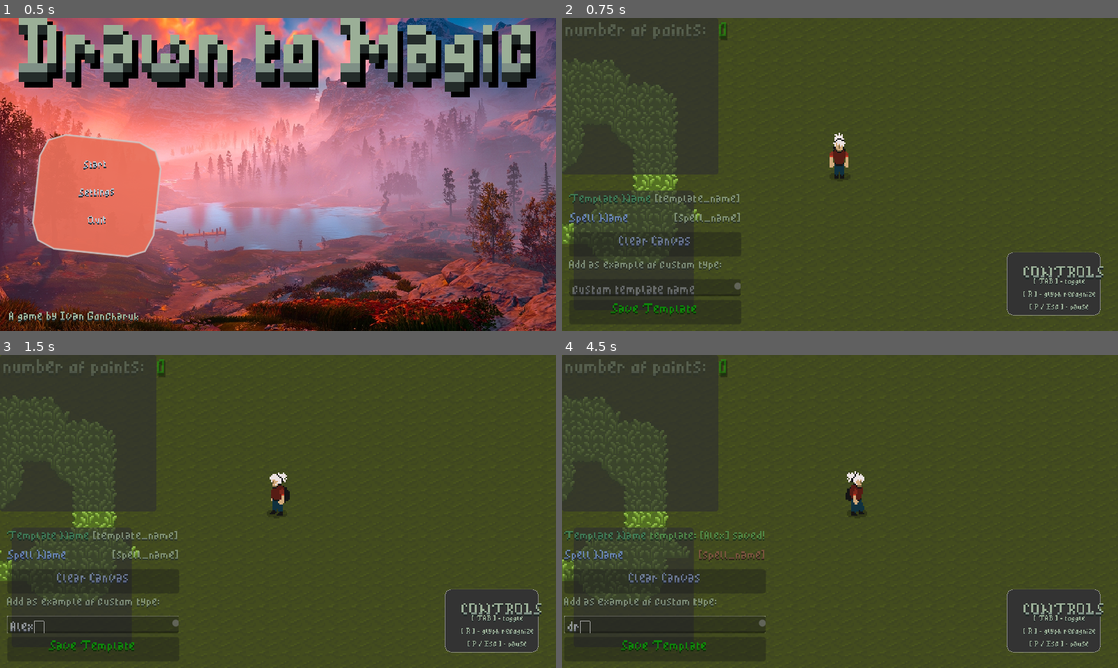
Above: before the commit, frames 1-4 (two rows, left to right).
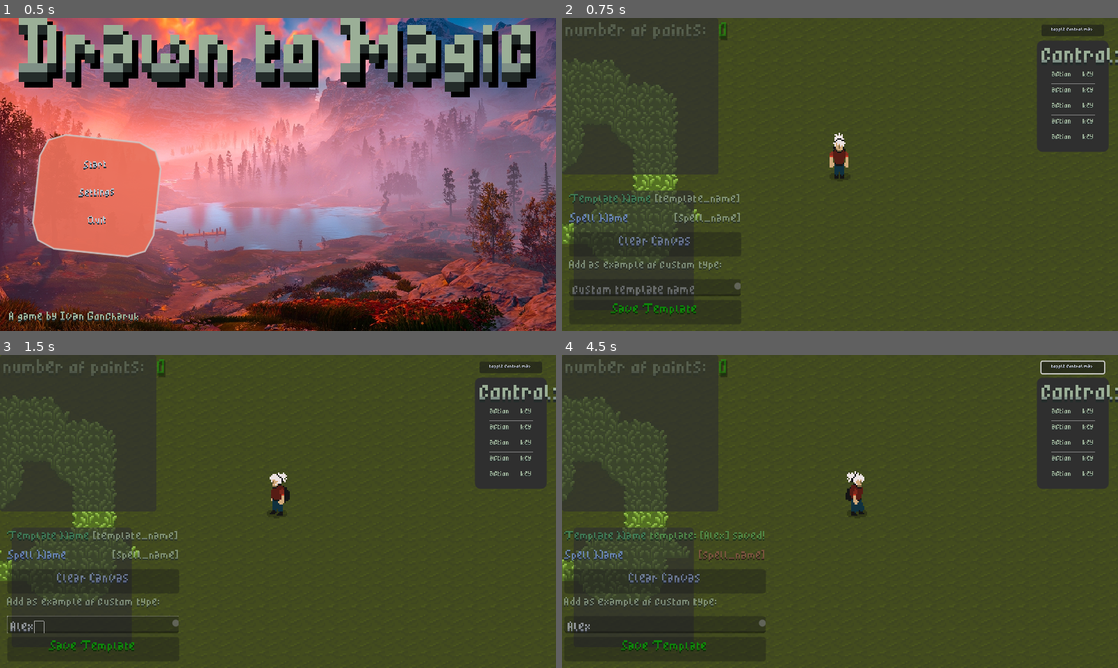
Above: after the commit, the same moments.

Repository: ivangoncharuk/DrawnToMagic
Game: Godot game, scene res://gui/main_menu/main_menu.tscn
The game is run twice, just before and just after one commit, with the same random seed, the same clock (stepped at 60 frames per second) and the same inputs.
Inputs (mouse positions are in pixels of both pictures, inside the frame that each line leads up to):
- Up to frame 1 (0.5 s): no input
- Up to frame 2 (0.75 s): click "Start" at 0.5 s
- Up to frame 3 (1.5 s): click (94, 624) at 1.27 s; type "Alex" at 1.35 s
- Up to frame 4 (4.5 s): click "Clear Canvas" at 2 s; click "Save Template" at 2.75 s; click (1073, 367) at 3.5 s, where only the run after the commit has a clickable "toggle control map"; tap Enter at 4.25 s; move the mouse to (962, 495) at 4.27 s; hold D (right) from 4.28 s (still down); hold R (recognize_glyph) from 4.28 s (still down); click (962, 495) at 4.42 s

Frame 1 is identical in both runs. In frame 2, 6.3% of the frame differs, in the area x 80-100%, y 2-96%; in frame 3, 6.2%; in frame 4, 6.5%, in the area x 0-100%, y 1-96%.
Error before the commit: Out of bounds get index '0' (on base: 'PackedVector2Array') (res://scripts/glyph_utils.gd:35)

Commit message:
Finally fixed bug, point count works as intended.

Diff:
--- a/gui/drawing/drawing.gd
+++ b/gui/drawing/drawing.gd
@@ -32,14 +32,14 @@
 var recognition_in_progress: bool = false
 
 
-var data = func get_data() -> PackedVector2Array:
+func get_data() -> PackedVector2Array:
 	var points_array := PackedVector2Array()
-	for l in lines_array:
-		points_array.append_array(l.get_points())
+	for each_line in lines_array:
+		points_array.append_array(each_line.get_points())
 	return points_array
 
 
-var points_count = func get_points_count() -> int:
+func get_total_point_count() -> int:
 	var point_count := 0
 	for each_line in lines_array:
 		point_count += each_line.get_point_count()
@@ -47,7 +47,7 @@
 
 
 func update_label() -> void:
-	points_count_label.text = str(points_count.call())
+	points_count_label.text = str(get_total_point_count())
 
 
 func connect_signals() -> void:
@@ -58,13 +58,15 @@
 
 
 func clear_lines() -> void:
+	print("points BEFORE CLEAR LINES CALL %d" % get_total_point_count())
 	if line == null: return
 	for child in line.get_parent().get_children():
 		if child is Line2D:
 			child.clear_points()
 	lines_array.clear()
-	update_label
-
+	lines_array.append(line)
+	update_label()
+	print("points AFTER CLEAR LINES CALL %d" % get_total_point_count())
 
 var toggle_visibility = func toggle_visibility() -> void:
 	if self.visible == true:
@@ -84,7 +86,7 @@
 	line.default_color = line_color
 	drawing_area_rect.add_child(line)
 	lines_array.append(line)
-	print_debug("lines_array length in _ready(): %10d" % lines_array.size()) # Add this line
+#	print_debug("lines_array length in _ready(): %10d" % lines_array.size())
 
 
 func _input(event: InputEvent) -> void:
@@ -93,7 +95,7 @@
 	if self.visible:
 		handle_mouse_input(event)
 		if event.is_action_pressed("recognize_glyph"):
-			emit_signal("drawing_complete", data.call())
+			emit_signal("drawing_complete", get_data())
 
 
 func save_template() -> void:
@@ -117,9 +119,9 @@
 		ResourceSaver.save(glyph_template_instance, "user://custom_glyph_templates/" + glyph_name + ".tres")
 
 		# then we can load it somewhere else in the game
-
+		glyph_recognizer.load_user_templates()
 		# debug
-		print_debug("point count: ", points_count.call())
+		print_debug("point count: ", get_total_point_count())
 		print_debug(template_data)
 
 		template_name_label.self_modulate = POSITIVE_COLOR
--- a/gui/drawing/drawing.tscn
+++ b/gui/drawing/drawing.tscn
@@ -1,8 +1,7 @@
-[gd_scene load_steps=5 format=3 uid="uid://v6kh46rdruc2"]
+[gd_scene load_steps=4 format=3 uid="uid://v6kh46rdruc2"]
 
 [ext_resource type="Script" path="res://gui/drawing/drawing.gd" id="1_68axy"]
 [ext_resource type="Theme" uid="uid://1jwq3b8h2nu0" path="res://gui/main_theme.tres" id="1_beae0"]
-[ext_resource type="Script" path="res://gui/main_menu/fading_panel/fading_panel.gd" id="3_afa88"]
 [ext_resource type="PackedScene" uid="uid://17fyds4xsf2x" path="res://scripts/glyph_recognizer.tscn" id="5_3mrv6"]
 
 [node name="Drawing" type="Control"]
@@ -172,69 +171,6 @@
 theme_override_colors/font_shadow_color = Color(0, 0, 0, 1)
 text = "0"
 
-[node name="ControlList" type="Panel" parent="."]
-layout_mode = 1
-anchors_preset = -1
-anchor_left = 0.968833
-anchor_top = 0.946456
-anchor_right = 0.968833
-anchor_bottom = 0.946456
-offset_left = -324.16
-offset_top = -221.744
-offset_right = -0.160156
-offset_bottom = -3.74402
-grow_horizontal = 0
-grow_vertical = 0
-script = ExtResource("3_afa88")
-metadata/_edit_use_anchors_ = true
-
-[node name="ControlsExplainerLabel" type="Label" parent="ControlList"]
-layout_mode = 1
-anchors_preset = -1
-anchor_left = 0.28858
-anchor_top = 0.220183
-anchor_right = 0.28858
-anchor_bottom = 0.220183
-offset_left = -21.5
-offset_right = 21.5
-offset_bottom = 14.0
-grow_horizontal = 2
-scale = Vector2(4, 4)
-text = "CONTROLS"
-metadata/_edit_use_anchors_ = true
-
-[node name="VBoxContainer2" type="VBoxContainer" parent="ControlList"]
-layout_mode = 1
-anchors_preset = -1
-anchor_left = 0.246914
-anchor_top = 0.440367
-anchor_right = 0.740741
-anchor_bottom = 0.816514
-offset_right = -80.0
-offset_bottom = -32.0
-grow_horizontal = 2
-grow_vertical = 2
-scale = Vector2(2, 2)
-metadata/_edit_use_anchors_ = true
-
-[node name="tab_toggle" type="Label" parent="ControlList/VBoxContainer2"]
-layout_mode = 2
-text = "[ TAB ] - toggle"
-horizontal_alignment = 1
-vertical_alignment = 2
-
-[node name="r_recognize" type="Label" parent="ControlList/VBoxContainer2"]
-layout_mode = 2
-text = "[ R ] - glyph recognize"
-horizontal_alignment = 1
-vertical_alignment = 2
-
-[node name="r_recognize2" type="Label" parent="ControlList/VBoxContainer2"]
-layout_mode = 2
-text = "[ P / Esc ] - pause"
-horizontal_alignment = 1
-vertical_alignment = 2
-
 [node name="Line" type="Line2D" parent="."]
 unique_name_in_owner = true
 
--- a/gui/game_ui.gd
+++ b/gui/game_ui.gd
@@ -1,11 +1,23 @@
 extends CanvasLayer
 
 @onready var pause_menu: Control = %Paused
+@onready var toggle_controls_panel_btn : Button = %Control/ToggleControlsPanel
+@onready var controls_panel : Panel = %Controls
+
+func _ready():
+	pass
+#	toggle_controls_panel_btn.connect("pressed", on_toggle_controls_panel_btn_pressed)
+
 
 func _input(event: InputEvent) -> void:
 	if event.is_action_released("pause"):
 		call_deferred("_pause")
 
+
 func _pause() -> void:
 	pause_menu.pause()
 	get_tree().paused = true
+
+
+func _on_toggle_controls_panel_pressed():
+	controls_panel.visible = not controls_panel.visible
--- a/gui/game_ui.tscn
+++ b/gui/game_ui.tscn
@@ -19,8 +19,169 @@
 
 [node name="Drawing" parent="Control" instance=ExtResource("2_s0tyg")]
 layout_mode = 1
+anchors_preset = 0
+anchor_right = 0.0
+anchor_bottom = 0.0
+offset_bottom = 0.0
+grow_horizontal = 1
+grow_vertical = 1
 
 [node name="Paused" parent="Control" instance=ExtResource("3_3b7hb")]
 unique_name_in_owner = true
 visible = false
 layout_mode = 1
+
+[node name="ToggleControlsPanel" type="Button" parent="Control"]
+layout_mode = 1
+anchors_preset = -1
+anchor_left = 0.208333
+anchor_top = 0.511111
+anchor_right = 0.264583
+anchor_bottom = 0.528704
+offset_left = 1256.0
+offset_top = -528.0
+offset_right = 1256.0
+offset_bottom = -528.0
+grow_horizontal = 0
+grow_vertical = 0
+scale = Vector2(2, 2)
+text = "toggle control map"
+metadata/_edit_use_anchors_ = true
+
+[node name="Controls" type="Panel" parent="Control"]
+unique_name_in_owner = true
+layout_mode = 1
+anchors_preset = 7
+anchor_left = 0.5
+anchor_top = 1.0
+anchor_right = 0.5
+anchor_bottom = 1.0
+offset_left = 680.0
+offset_top = -1002.0
+offset_right = 804.0
+offset_bottom = -810.0
+grow_horizontal = 2
+grow_vertical = 0
+scale = Vector2(2, 2)
+
+[node name="Label" type="Label" parent="Control/Controls"]
+layout_mode = 1
+anchors_preset = 5
+anchor_left = 0.5
+anchor_right = 0.5
+offset_left = -44.0
+offset_top = 8.0
+offset_right = -14.0
+offset_bottom = 22.0
+grow_horizontal = 2
+scale = Vector2(3, 3)
+text = "controls
+"
+horizontal_alignment = 1
+vertical_alignment = 1
+
+[node name="VBoxContainer" type="VBoxContainer" parent="Control/Controls"]
+layout_mode = 1
+anchors_preset = 7
+anchor_left = 0.5
+anchor_top = 1.0
+anchor_right = 0.5
+anchor_bottom = 1.0
+offset_left = -36.0
+offset_top = -140.0
+offset_right = 37.0
+grow_horizontal = 2
+grow_vertical = 0
+
+[node name="VSplitContainer" type="HSplitContainer" parent="Control/Controls/VBoxContainer"]
+layout_mode = 2
+
+[node name="Label" type="Label" parent="Control/Controls/VBoxContainer/VSplitContainer"]
+layout_mode = 2
+size_flags_horizontal = 0
+text = "action"
+vertical_alignment = 1
+
+[node name="Label2" type="Label" parent="Control/Controls/VBoxContainer/VSplitContainer"]
+layout_mode = 2
+size_flags_horizontal = 8
+text = "key"
+vertical_alignment = 1
+
+[node name="HSeparator" type="HSeparator" parent="Control/Controls/VBoxContainer"]
+layout_mode = 2
+theme_override_constants/separation = 1
+
+[node name="VSplitContainer2" type="HSplitContainer" parent="Control/Controls/VBoxContainer"]
+layout_mode = 2
+
+[node name="Label" type="Label" parent="Control/Controls/VBoxContainer/VSplitContainer2"]
+layout_mode = 2
+size_flags_horizontal = 0
+text = "action"
+vertical_alignment = 1
+
+[node name="Label2" type="Label" parent="Control/Controls/VBoxContainer/VSplitContainer2"]
+layout_mode = 2
+size_flags_horizontal = 8
+text = "key"
+vertical_alignment = 1
+
+[node name="HSeparator2" type="HSeparator" parent="Control/Controls/VBoxContainer"]
+layout_mode = 2
+theme_override_constants/separation = 1
+
+[node name="VSplitContainer3" type="HSplitContainer" parent="Control/Controls/VBoxContainer"]
+layout_mode = 2
+
+[node name="Label" type="Label" parent="Control/Controls/VBoxContainer/VSplitContainer3"]
+layout_mode = 2
+size_flags_horizontal = 0
+text = "action"
+vertical_alignment = 1
+
+[node name="Label2" type="Label" parent="Control/Controls/VBoxContainer/VSplitContainer3"]
+layout_mode = 2
+size_flags_horizontal = 8
+text = "key"
+vertical_alignment = 1
+
+[node name="HSeparator3" type="HSeparator" parent="Control/Controls/VBoxContainer"]
+layout_mode = 2
+theme_override_constants/separation = 1
+
+[node name="VSplitContainer4" type="HSplitContainer" parent="Control/Controls/VBoxContainer"]
+layout_mode = 2
+
+[node name="Label" type="Label" parent="Control/Controls/VBoxContainer/VSplitContainer4"]
+layout_mode = 2
+size_flags_horizontal = 0
+text = "action"
+vertical_alignment = 1
+
+[node name="Label2" type="Label" parent="Control/Controls/VBoxContainer/VSplitContainer4"]
+layout_mode = 2
+size_flags_horizontal = 8
+text = "key"
+vertical_alignment = 1
+
+[node name="HSeparator4" type="HSeparator" parent="Control/Controls/VBoxContainer"]
+layout_mode = 2
+theme_override_constants/separation = 1
+
+[node name="VSplitContainer5" type="HSplitContainer" parent="Control/Controls/VBoxContainer"]
+layout_mode = 2
+
+[node name="Label" type="Label" parent="Control/Controls/VBoxContainer/VSplitContainer5"]
+layout_mode = 2
+size_flags_horizontal = 0
+text = "action"
+vertical_alignment = 1
+
+[node name="Label2" type="Label" parent="Control/Controls/VBoxContainer/VSplitContainer5"]
+layout_mode = 2
+size_flags_horizontal = 8
+text = "key"
+vertical_alignment = 1
+
+[connection signal="pressed" from="Control/ToggleControlsPanel" to="." method="_on_toggle_controls_panel_pressed"]
--- a/scripts/glyph_utils.gd
+++ b/scripts/glyph_utils.gd
@@ -26,12 +26,12 @@
 ## original path.
 static func resample(points: PackedVector2Array, n: int) -> PackedVector2Array:
 	var step = points.size() / (n - 1)
-	var resampled = PackedVector2Array()
+	var resampled : PackedVector2Array
 	var tolerance = 1e-6  # Add a small tolerance value
 
 	if points.size() == 0:
 		print_debug("ERROR: points.size() should be > 0, \npoints.size() = ", points.size())
-		pass
+		return points
 	resampled.append(points[0])
 	var i = 1
 	var t = 0.0
--- a/tests/test_drawing.gd
+++ b/tests/test_drawing.gd
@@ -123,19 +123,38 @@
 
 func test_first_line_after_clearing_canvas():
 	# Draw a line
+	gut.p("before %d" % drawing.get_total_point_count())
 	drawing.lines_array[0].add_point(Vector2(0, 0))
 	drawing.lines_array[0].add_point(Vector2(1, 1))
+	drawing.lines_array[0].add_point(Vector2(3, 1))
+	drawing.lines_array[0].add_point(Vector2(4, 1))
+	drawing.lines_array[0].add_point(Vector2(5, 1))
+	drawing.lines_array[0].add_point(Vector2(7, 1))
+	drawing.lines_array[0].add_point(Vector2(1, 32))
+	drawing.lines_array[0].add_point(Vector2(1, 12))
 
 	# Clear the canvas
-	drawing.clear_lines.call()
+	drawing.clear_lines()
+	gut.p("after clearing: %d" % drawing.points_count.call())
 
 	# Draw a new line
 	drawing.lines_array[0].add_point(Vector2(2, 2))
-	drawing.lines_array[0].add_point(Vector2(3, 3))
+	drawing.lines_array[0].add_point(Vector2(43, 3))
+	drawing.lines_array[0].add_point(Vector2(12, 1))
+	drawing.lines_array[0].add_point(Vector2(1, 2))
+	drawing.lines_array[0].add_point(Vector2(3, 1))
+	drawing.lines_array[0].add_point(Vector2(1, 1))
+	drawing.lines_array[0].add_point(Vector2(4, 1))
+
+	gut.p("drawing new line: %d" % drawing.points_count.call())
 
 	# Check if the new line is registered
-	var expected_points_count = 2
+	var expected_points_count = 8
 	var actual_points_count = drawing.points_count.call()
+
+	gut.p("expected %d" % expected_points_count)
+	gut.p("actual %d" %actual_points_count)
+
 	assert_eq(actual_points_count, expected_points_count, "Points count should be equal to the expected count after clearing the canvas and drawing a new line")
 
 
Not shown, changed: .gut_editor_config.json
